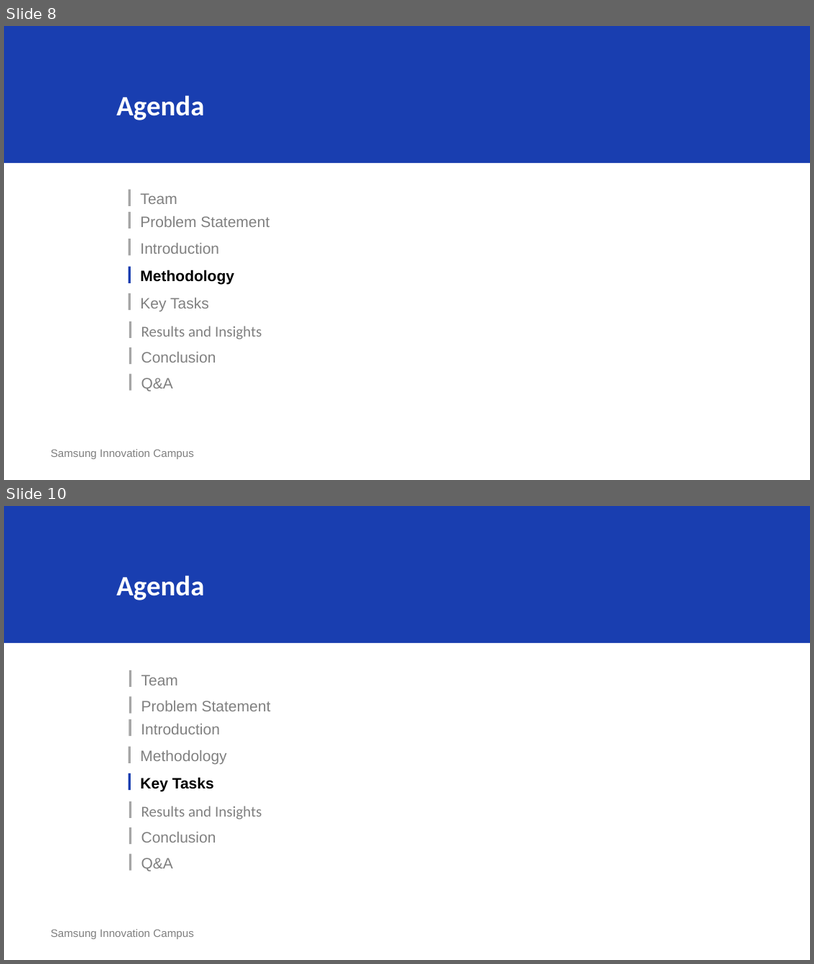
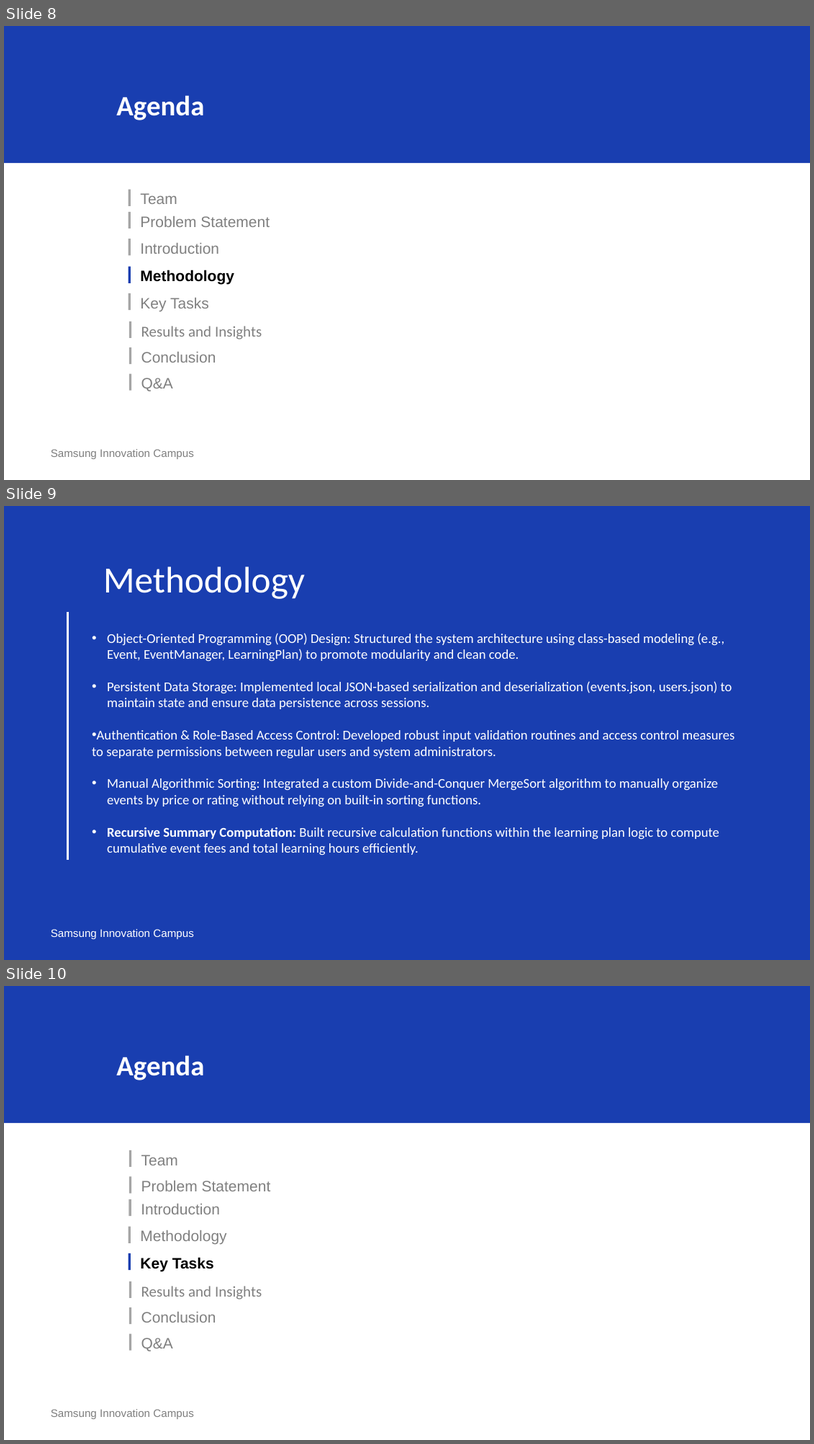
Before and after one commit to HabibaIbrahim6/ch6_project, a slide deck: Workshops_&_Learning_Events_Planner.pptx. Shown one above the other, each under a label of ours: slides 8 and 10 before the commit, slides 8, 9 and 10 after it; the slides between them are not shown. The pictures are 814x964 and 814x1444 pixels, drawn with LibreOffice and Linux fonts; fonts in the diff are those of the drawing. Boxes give left, top, right and bottom in pixels: in the first picture for what was removed or moved away, otherwise in the second. Text is boxed around its words. In the diff, an @@ line names an element or a change of style, - is before the commit and + after.

```diff
--- a/Workshops_&_Learning_Events_Planner.pptx
+++ b/Workshops_&_Learning_Events_Planner.pptx
@@ slide 9 added at <box>4,506,810,960</box>, background #193EB0 @@
@@ text added at <box>103,566,305,599</box>, 66 pt, text #FFFFFF @@
+Methodology
@@ line added from (67, 612) to (67, 860), #FFFFFF 3 pt @@
@@ text added at <box>92,633,735,854</box>, 24 pt, text #FFFFFF @@
+• Object-Oriented Programming (OOP) Design: Structured the system architecture using class-based modeling (e.g., Event, EventManager, LearningPlan) to promote modularity and clean code.
+• Persistent Data Storage: Implemented local JSON-based serialization and deserialization (events.json, users.json) to maintain state and ensure data persistence across sessions.
+• Authentication & Role-Based Access Control: Developed robust input validation routines and access control measures to separate permissions between regular users and system administrators.
+• Manual Algorithmic Sorting: Integrated a custom Divide-and-Conquer MergeSort algorithm to manually organize events by price or rating without relying on built-in sorting functions.
+• Recursive Summary Computation: Built recursive calculation functions within the learning plan logic to compute cumulative event fees and total learning hours efficiently.
@@ text added at <box>51,929,194,939</box>, 19.5 pt, text #FFFFFF @@
+Samsung Innovation Campus
```
Also in this commit, not shown: 4 slides changed, 18 other slides added, 11 slides removed.
